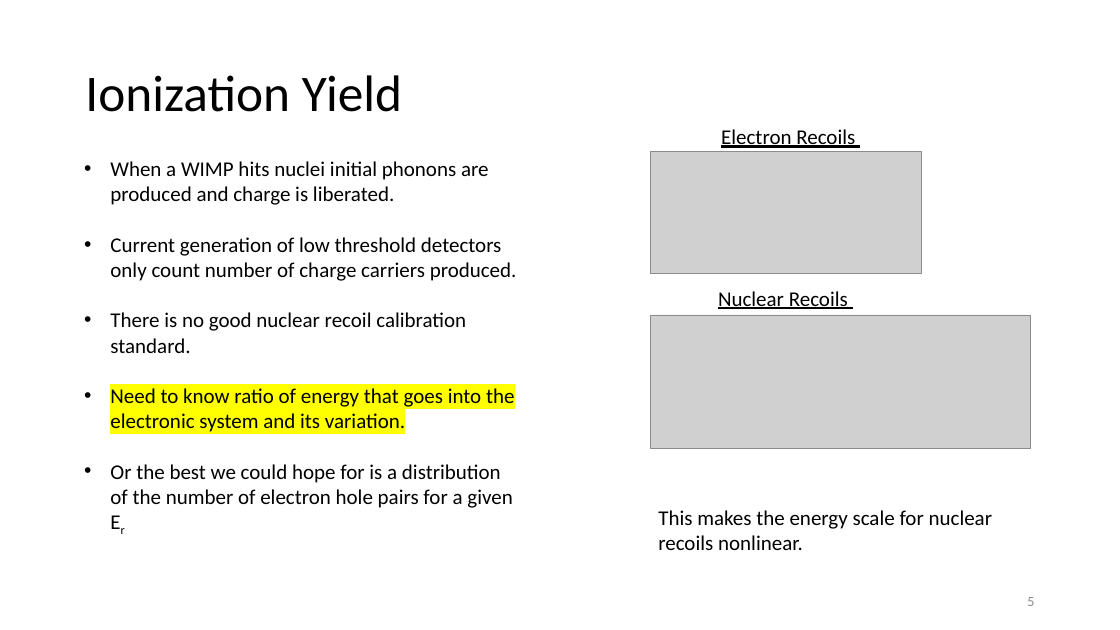
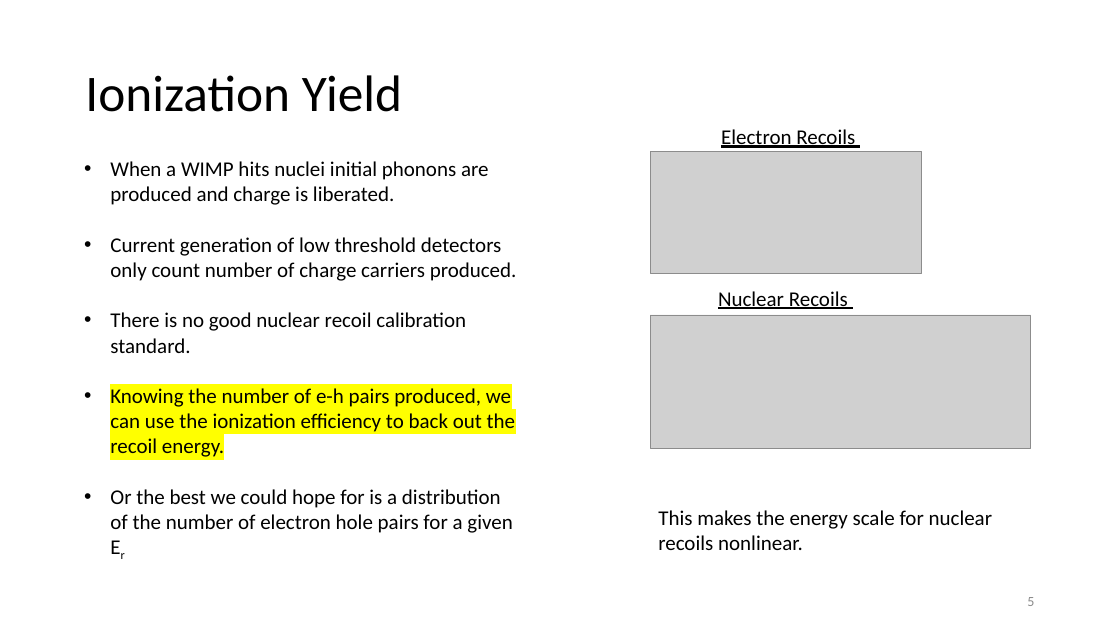
Before and after one commit to villaa/nrFano_Constraint, a slide deck: slide 5 of Mitch_Hawaii_talk. .pptx. Drawn at 1120x630 pixels with LibreOffice and Linux fonts; fonts in the diff are those of the drawing; grey boxes stand for pictures. Boxes give left, top, right and bottom in pixels: in the first picture for what was removed or moved away, otherwise in the second. Text is boxed around its words. In the diff, an @@ line names an element or a change of style, - is before the commit and + after.

Commit message:
[MM] Updated Talk

```diff
--- a/Mitch_Hawaii_talk. .pptx
+++ b/Mitch_Hawaii_talk. .pptx
@@ text at (x1=110, y1=388, x2=515, y2=457): text changed @@
-• Need to know ratio of energy that goes into the electronic system and its variation.
+• Knowing the number of e-h pairs produced, we can use the ionization efficiency to back out the recoil energy.
```
Also in this commit, not shown: 1 other slide changed, 3 slides added, 6 slides removed, 4 other files.
